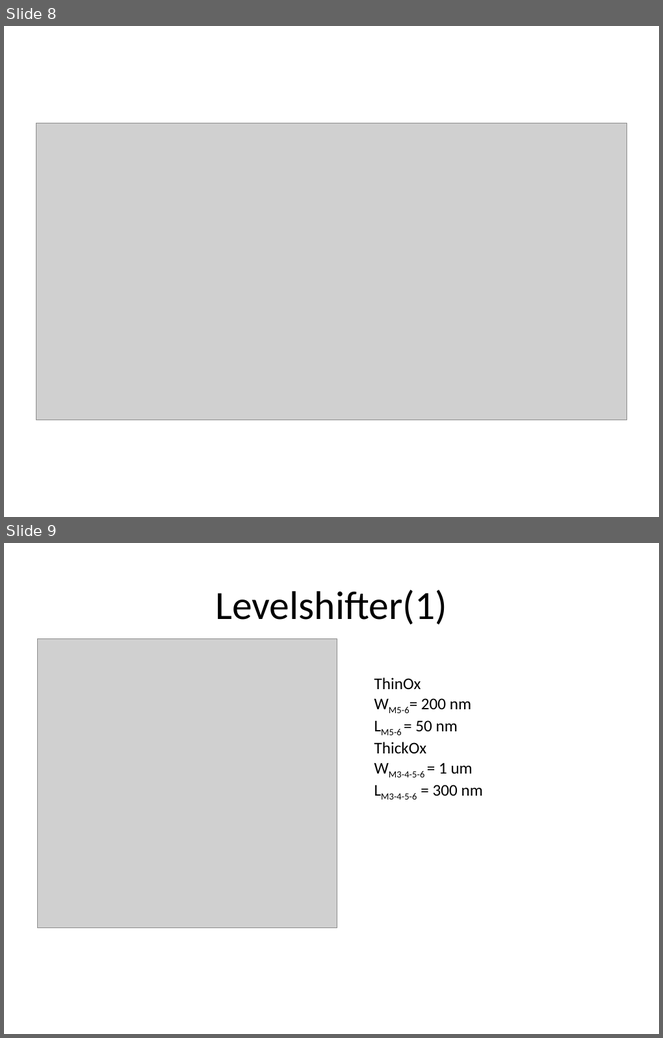
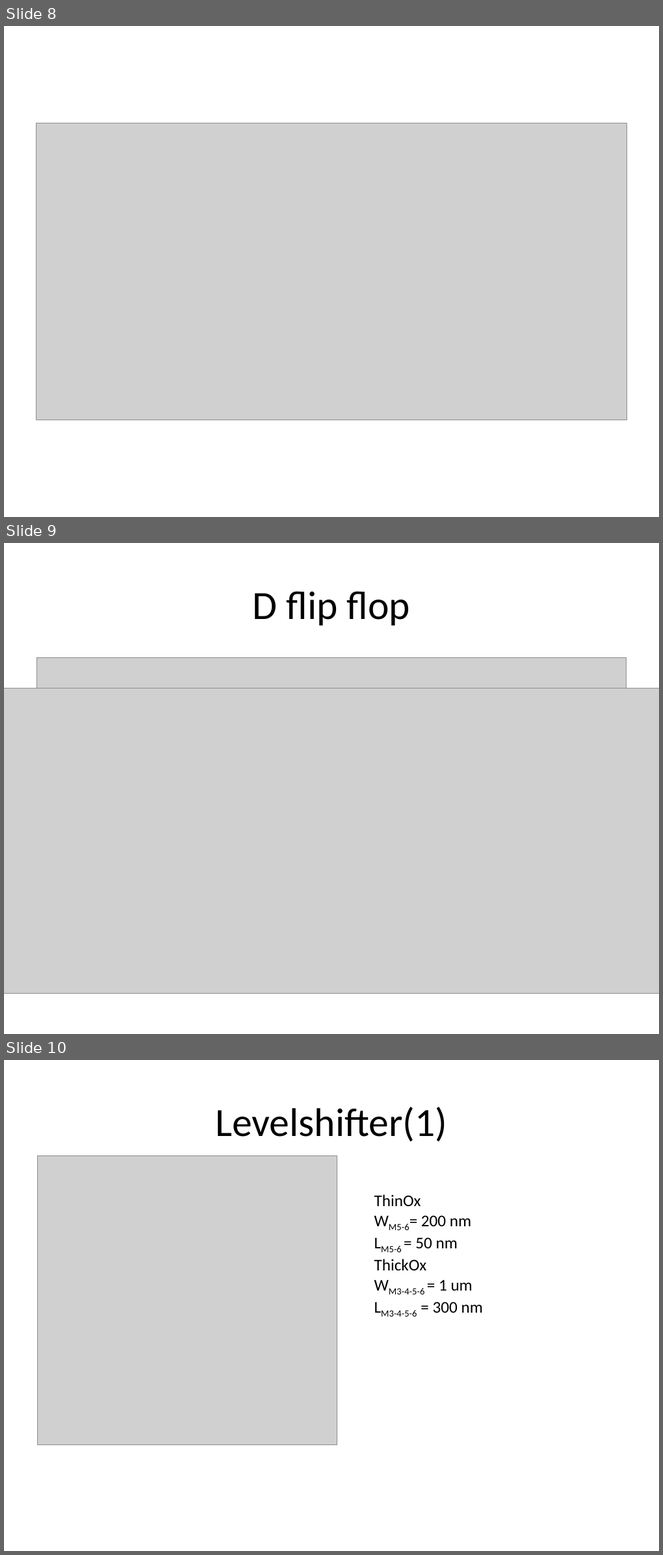
Before and after one commit to MHattink/Power-Mixing-DAC-Report, a slide deck: 2015-12-17 Meeting Radulov/Mixing-PowerDAC.ppt. Shown one above the other, each under a label of ours: slides 8 and 9 before the commit, slides 8, 9 and 10 after it. The pictures are 663x1038 and 663x1555 pixels, drawn with LibreOffice and Linux fonts; fonts in the diff are those of the drawing; grey boxes stand for pictures. Boxes give left, top, right and bottom in pixels: in the first picture for what was removed or moved away, otherwise in the second. Text is boxed around its words. In the diff, an @@ line names an element or a change of style, - is before the commit and + after.

Commit message:
plaatje

```diff
--- a/2015-12-17 Meeting Radulov/Mixing-PowerDAC.ppt
+++ b/2015-12-17 Meeting Radulov/Mixing-PowerDAC.ppt
@@ slide 9 added at (4,543,659,1034), background #FFFFFF @@
@@ title added at (253,591,410,626), 44 pt, text #000000 @@
+D flip flop
@@ picture added at (36,657,627,982) @@
@@ picture added at (4,689,659,994) @@
@@ what was slide 9 is now slide 10 @@
```
